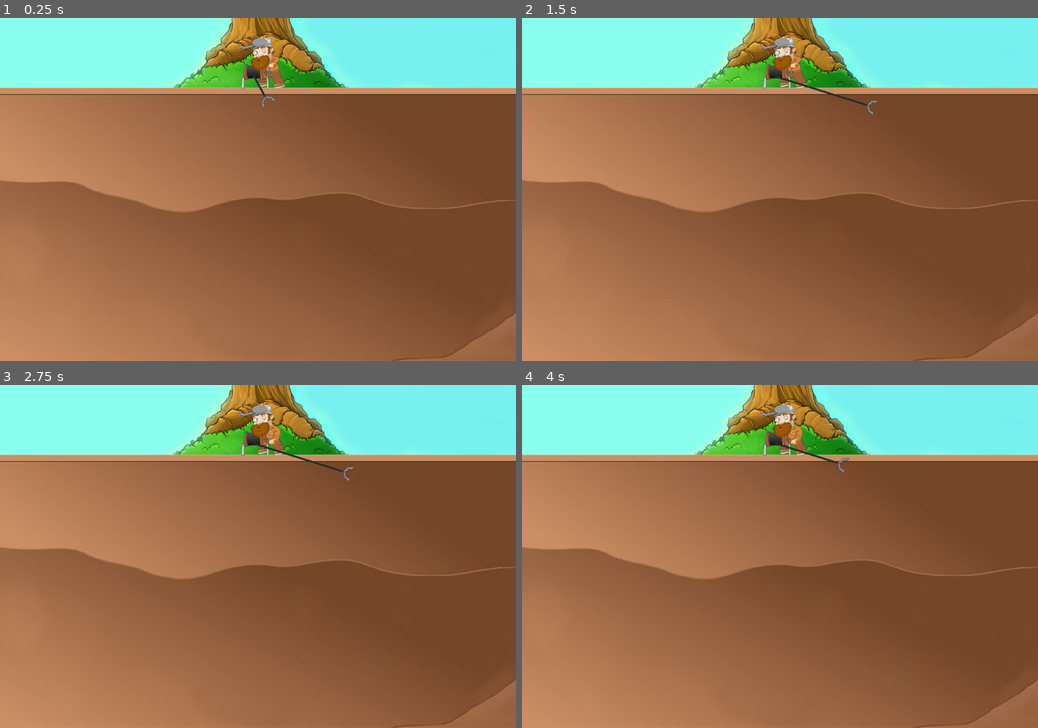
Above: before the commit, frames 1-4 (two rows, left to right).
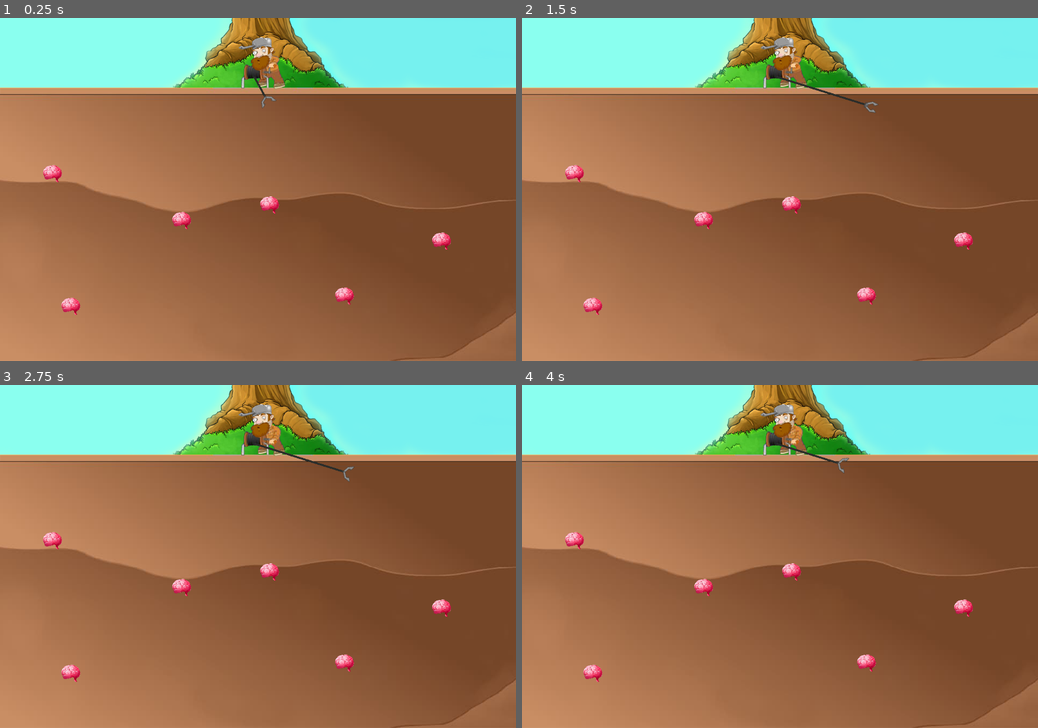
Above: after the commit, the same moments.

Repository: hismeyy/game-daveAlsoWantsToBeAMiner
Game: Godot game, scene res://scenes/main/main.tscn
Same seed, same stepped clock (60 frames per second), same inputs: the game is played once before the commit and once after it.
Inputs:
- Up to frame 1 (0.25 s): no input
- Up to frame 2 (1.5 s): tap Space (fishing) at 0.6, 1.35 s
- Up to frame 3 (2.75 s): tap Space (fishing) at 2.1 s
- Up to frame 4 (4 s): tap Space (fishing) at 2.85, 3.6 s

The runs differ from the first frame. In frame 1, 0.8% of the frame differs, in the area x 8-88%, y 42-87%; in frame 2, 0.8%, in the area x 8-88%, y 24-87%; in frame 3, 0.8%; in frame 4, 0.8%.

Commit message:
【游戏逻辑】完成游戏基本逻辑

Diff:
--- a/scenes/entities/dave.tscn
+++ b/scenes/entities/dave.tscn
@@ -40,12 +40,9 @@
 }, {
 "frames": [{
 "duration": 1.0,
-"texture": ExtResource("3_1uwmu")
-}, {
-"duration": 1.0,
 "texture": ExtResource("4_h8xds")
 }],
-"loop": true,
+"loop": false,
 "name": &"hook",
 "speed": 5.0
 }]
@@ -68,6 +65,7 @@
 metadata/_edit_group_ = true
 
 [node name="AnimatedSprite2D" type="AnimatedSprite2D" parent="Rope/Hook"]
+z_index = 20
 rotation = 1.51844
 sprite_frames = SubResource("SpriteFrames_3mx7h")
 autoplay = "default"
--- /dev/null
+++ b/scenes/entities/mind.tscn
@@ -0,0 +1,20 @@
+[gd_scene load_steps=4 format=3 uid="uid://dt6ltaqgvnjj7"]
+
+[ext_resource type="Texture2D" uid="uid://1rjtslpuuaie" path="res://assets/graphics/characters/mind/mind.png" id="1_5hs1w"]
+[ext_resource type="Script" path="res://scripts/entities/mind.gd" id="1_8ntfe"]
+
+[sub_resource type="CircleShape2D" id="CircleShape2D_0vn1b"]
+radius = 25.0
+
+[node name="Mind" type="Area2D"]
+script = ExtResource("1_8ntfe")
+metadata/_edit_group_ = true
+
+[node name="Sprite2D" type="Sprite2D" parent="."]
+scale = Vector2(0.15, 0.15)
+texture = ExtResource("1_5hs1w")
+
+[node name="CollisionShape2D" type="CollisionShape2D" parent="."]
+shape = SubResource("CircleShape2D_0vn1b")
+
+[connection signal="area_entered" from="." to="." method="_on_area_entered"]
--- a/scenes/main/main.tscn
+++ b/scenes/main/main.tscn
@@ -1,7 +1,8 @@
-[gd_scene load_steps=3 format=3 uid="uid://sg5l53f56bfw"]
+[gd_scene load_steps=4 format=3 uid="uid://sg5l53f56bfw"]
 
 [ext_resource type="PackedScene" uid="uid://c3txphdysurah" path="res://scenes/main/background.tscn" id="1_nqw7p"]
 [ext_resource type="PackedScene" uid="uid://cdjjuv61sygu6" path="res://scenes/entities/dave.tscn" id="2_4h76n"]
+[ext_resource type="PackedScene" uid="uid://dt6ltaqgvnjj7" path="res://scenes/entities/mind.tscn" id="3_ctjk8"]
 
 [node name="Main" type="Node"]
 
@@ -9,3 +10,28 @@
 
 [node name="Dave" parent="." instance=ExtResource("2_4h76n")]
 position = Vector2(685, 118)
+
+[node name="Mind" parent="." instance=ExtResource("3_ctjk8")]
+position = Vector2(705, 491)
+
+[node name="Mind6" parent="." instance=ExtResource("3_ctjk8")]
+position = Vector2(475, 532)
+
+[node name="Mind5" parent="." instance=ExtResource("3_ctjk8")]
+position = Vector2(901, 730)
+
+[node name="Mind4" parent="." instance=ExtResource("3_ctjk8")]
+position = Vector2(1155, 586)
+
+[node name="Mind3" parent="." instance=ExtResource("3_ctjk8")]
+position = Vector2(185, 757)
+
+[node name="Mind2" parent="." instance=ExtResource("3_ctjk8")]
+position = Vector2(137, 409)
+
+[connection signal="mind_hid" from="Mind" to="Dave" method="_on_mind_mind_hid"]
+[connection signal="mind_hid" from="Mind6" to="Dave" method="_on_mind_mind_hid"]
+[connection signal="mind_hid" from="Mind5" to="Dave" method="_on_mind_mind_hid"]
+[connection signal="mind_hid" from="Mind4" to="Dave" method="_on_mind_mind_hid"]
+[connection signal="mind_hid" from="Mind3" to="Dave" method="_on_mind_mind_hid"]
+[connection signal="mind_hid" from="Mind2" to="Dave" method="_on_mind_mind_hid"]
--- a/scripts/entities/dave.gd
+++ b/scripts/entities/dave.gd
@@ -28,7 +28,7 @@
 			rotating = false
 			elongating = true
 		else :
-			elongating = false
+			rope_retracted()
 
 func _physics_process(delta):
 	if rotating:
@@ -52,9 +52,22 @@
 			if $Rope.points[1].y <= rope_min_length:
 				rotating = true
 				$Play.play("default")
+				$Rope/Hook/AnimatedSprite2D.play("default")
+				if $Rope/Hook/Mind != null :
+					$Rope/Hook/Mind.queue_free()
+
 
 
 
 # 钩子离开屏幕需要缩回
 func _on_visible_on_screen_notifier_2d_screen_exited():
+	rope_retracted()
+
+
+
+func _on_mind_mind_hid():
+	rope_retracted()
+
+func rope_retracted():
 	elongating = false
+	$Rope/Hook/AnimatedSprite2D.play("hook")
--- /dev/null
+++ b/scripts/entities/mind.gd
@@ -0,0 +1,20 @@
+extends Area2D
+signal mind_hid
+
+# Called when the node enters the scene tree for the first time.
+func _ready():
+	pass # Replace with function body.
+
+
+# Called every frame. 'delta' is the elapsed time since the previous frame.
+func _process(delta):
+	pass
+
+
+func _on_area_entered(area):
+	get_parent().remove_child(self)
+	self.position.x = 0
+	self.position.y = 15
+	self.name = "Mind"
+	area.add_child(self)
+	mind_hid.emit()
Binary file added: assets/graphics/characters/mind/mind.png
Not shown, added: assets/graphics/characters/mind/mind.png.import
